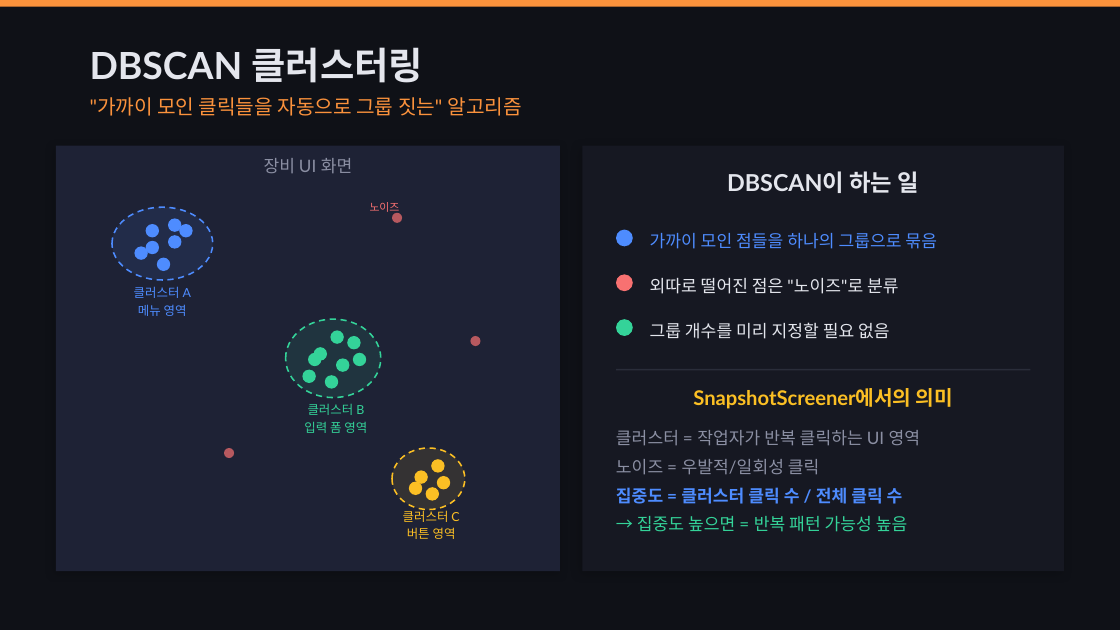
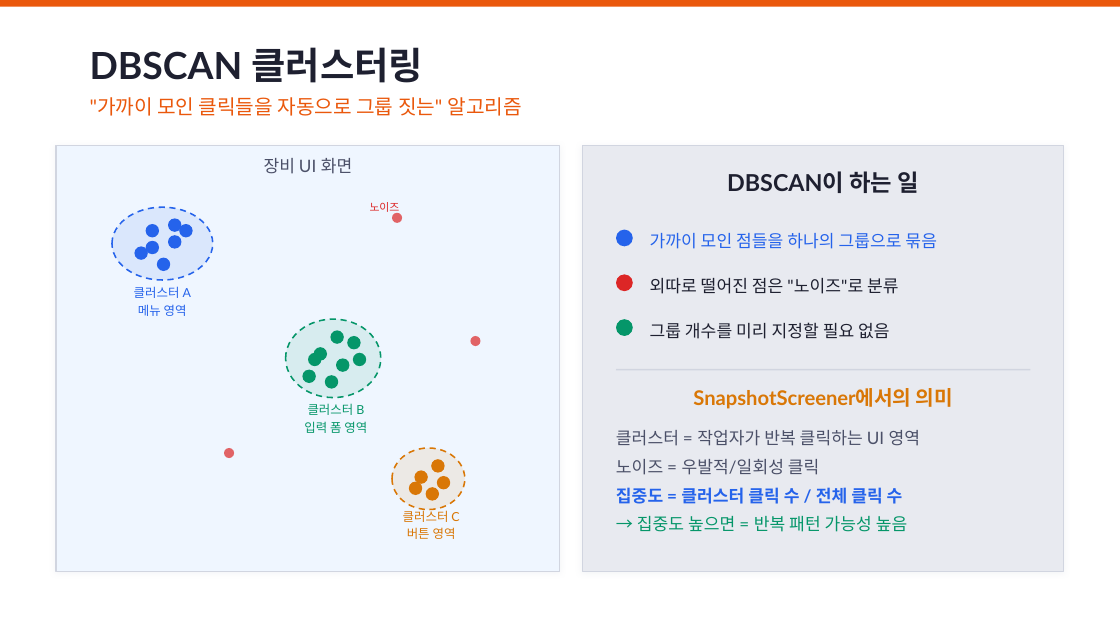
Before and after one commit to WorkforRPASolution/SnapShotScreener, a slide deck: slide 7 of SnapshotScreener_핵심기술_해설.pptx. Drawn at 1120x630 pixels with LibreOffice and Linux fonts; fonts in the diff are those of the drawing. Boxes give left, top, right and bottom in pixels: in the first picture for what was removed or moved away, otherwise in the second. Text is boxed around its words. In the diff, an @@ line names an element or a change of style, - is before the commit and + after.

```diff
--- a/SnapshotScreener_핵심기술_해설.pptx
+++ b/SnapshotScreener_핵심기술_해설.pptx
@@ background #0F1117 to #FFFFFF @@
@@ rectangle at [0,0,1120,7]: fill #FB923C to #EA580C @@
@@ text ""가까이 모인 클릭들을 자동으로 그룹 ..." at [90,97,522,116]: text colour #FB923C to #EA580C @@
@@ text "장비 UI 화면" at [264,158,353,174]: text colour #8B8FA3 to #4B5068 @@
@@ rectangle at [56,146,560,571]: fill #1E2235 to #EFF6FF; outline none to #D1D5E0 0.75 pt; shadow changed @@
@@ rectangle at [582,146,1064,571]: fill #161822 to #E8EAF0; outline none to #D1D5E0 0.75 pt; shadow changed @@
@@ ellipse at [112,207,213,280]: fill #4E8CFF at 10% opacity to #2563EB at 10% opacity; outline #4E8CFF 1 pt dashed to #2563EB 1 pt dashed @@
@@ text "노이즈" at [370,202,400,215]: text colour #F87171 to #DC2626 @@
@@ fill #4E8CFF to #2563EB in 8 elements at [146,224,159,237], [168,235,181,249], [134,246,148,260], [179,224,193,237], [157,258,170,271], [146,241,159,254], [168,218,181,232], [616,230,633,246] @@
@@ ellipse at [616,274,633,291]: fill #F87171 to #DC2626 @@
@@ ellipse at [286,319,381,398]: fill #34D399 at 10% opacity to #059669 at 10% opacity; outline #34D399 1 pt dashed to #059669 1 pt dashed @@
@@ fill #34D399 to #059669 in 9 elements at [314,347,327,361], [336,358,349,372], [302,370,316,383], [347,336,361,349], [325,375,338,389], [353,353,366,366], [308,353,321,366], [330,330,344,344], [616,319,633,336] @@
@@ text colour #E4E6ED to #1E2030 in 4 elements at [90,47,423,83], [727,171,919,193], [650,278,899,294], [650,322,890,339] @@
@@ fill #F87171 at 70% opacity to #DC2626 at 70% opacity in 3 elements at [224,448,234,458], [392,213,402,223], [470,336,480,346] @@
@@ text "SnapshotScreener에서의 의미" at [693,388,953,409]: text colour #FBBF24 to #D97706 @@
@@ line (616, 370) - (1030, 370): stroke #2A2D3A 1 pt to #D1D5E0 1 pt @@
@@ text "클러스터 B" at [304,403,367,433]: text colour #34D399 to #059669 @@
@@ ellipse at [392,448,465,510]: fill #FBBF24 at 10% opacity to #D97706 at 10% opacity; outline #FBBF24 1 pt dashed to #D97706 1 pt dashed @@
@@ text "클러스터 = 작업자가 반복 클릭하는 ..." at [616,430,921,475]: text colour #8B8FA3 to #4B5068 @@
@@ text "클러스터 C" at [403,508,459,539]: text colour #FBBF24 to #D97706 @@
@@ fill #FBBF24 to #D97706 in 5 elements at [414,470,428,484], [431,459,445,473], [409,482,422,495], [437,476,450,489], [426,487,439,501] @@
@@ text colour #4E8CFF to #2563EB in 3 elements at [134,286,191,316], [650,233,937,249], [616,487,903,504] @@
@@ text "→ 집중도 높으면 = 반복 ..." at [637,516,908,532]: text colour #34D399 to #059669 @@
```
Also in this commit, not shown: 13 other slides changed, 6 other files.
